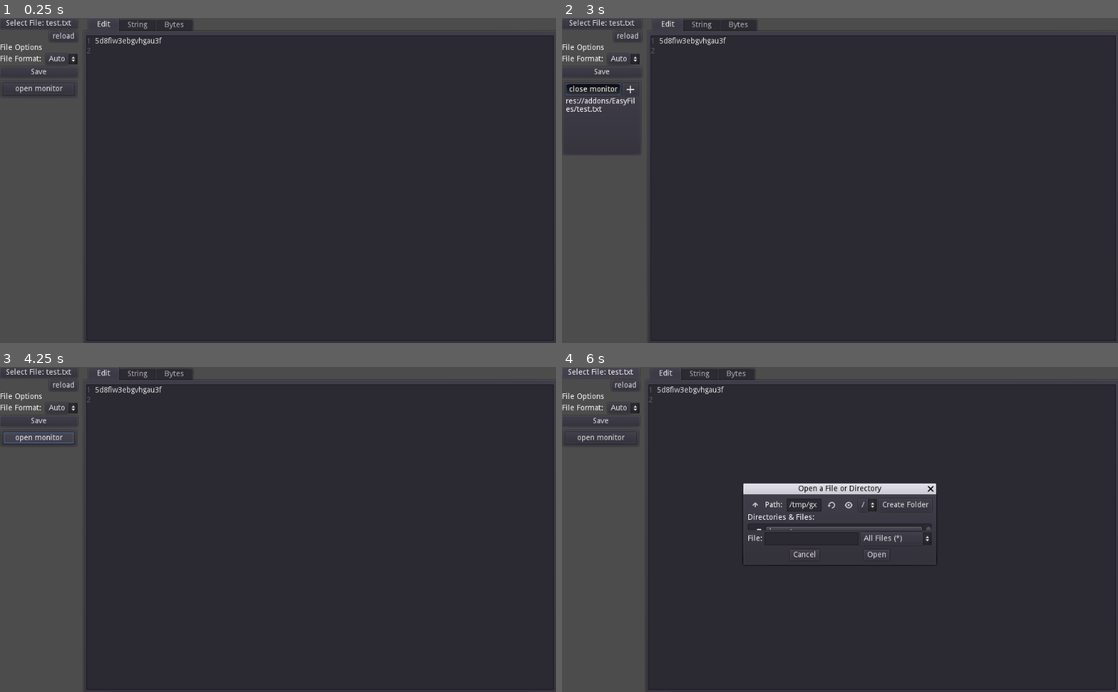
Above: before the commit, frames 1-4 (two rows, left to right).
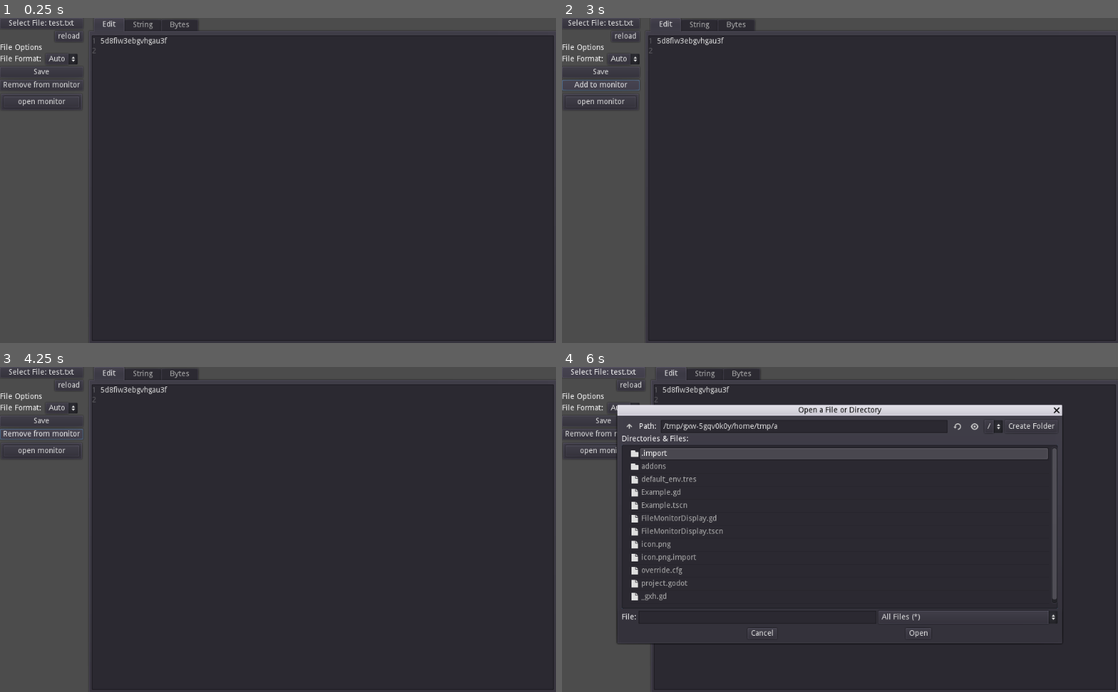
Above: after the commit, the same moments.

Repository: ASecondGuy/EasyFiles
Game: Godot game, scene res://Example.tscn
Same seed, same stepped clock (60 frames per second), same inputs: the game is played once before the commit and once after it.
Inputs (mouse positions are in pixels of both pictures, inside the frame that each line leads up to):
- Up to frame 1 (0.25 s): no input
- Up to frame 2 (3 s): click "Select File: test.txt" at 0.5 s; click "reload" at 1.25 s; click "Save" at 2 s; click (600, 86) at 2.75 s, where only the run after the commit has a clickable "Remove from monitor"
- Up to frame 3 (4.25 s): click (38, 435) at 3.5 s, where only the run after the commit has a clickable "Add to monitor"
- Up to frame 4 (6 s): click "Auto" at 4.25 s; click "open monitor" at 5 s; click "Select File: test.txt" at 5.75 s

The runs differ from the first frame. In frame 1, 1.4% of the frame differs, in the area x 0-36%, y 0-100%; in frame 2, 1.2%; in frame 3, 1.5%; in frame 4, 13%, in the area x 0-90%, y 0-100%.

Commit message:
example updated

Diff:
--- a/Example.gd
+++ b/Example.gd
@@ -12,7 +12,7 @@
 onready var _file_filter := $HBox/ControlPanel/Folderspecific/FileFilter/LineEdit
 onready var _file_monitor := $HBox/ControlPanel/FileMonitorDisplay
 onready var _search_recursive_btn := $HBox/ControlPanel/Folderspecific/CheckBox
-#onready var
+onready var _file_add_monitor_btn := $HBox/ControlPanel/FileSpecific/monitorbtn
 #onready var
 #onready var
 
@@ -46,12 +46,12 @@
 
 func _file(path):
 	prints("modified:", path)
-	OS.alert(str("This file was modified:\n", path), "FILE MODIFIED!")
+	if !_file_monitor.is_muted():
+		OS.alert(str("This file was modified:\n", path), "FILE MODIFIED!")
 
 
 func _on_chooseFileBtn_pressed():
-	_file_dialog.popup_centered()
-	pass # Replace with function body.
+	_file_dialog.popup_centered(OS.window_size*Vector2(.8, .7))
 
 
 func _on_FileDialog_file_selected(path:String):
@@ -80,7 +80,7 @@
 
 	if current_path.get_extension() == "" or current_path.ends_with("/"):
 		var recursive : bool = _search_recursive_btn.pressed
-		var files : Array = EF.get_files_in_directory(current_path, recursive)
+		var files : Array = EF.get_files_in_directory(current_path, recursive, _file_filter.text)
 		var out = "Found %s files in %s" % [files.size(), current_path.split("/")[-1]]
 		if recursive:
 			out += " and subdirectories"
@@ -94,6 +94,8 @@
 		return
 
 	# if it is a file
+
+	_file_add_monitor_btn.text = ["Add to monitor", "Remove from monitor"][int(EF.get_monitored_files().has(current_path))]
 
 	var mode : int = _file_format.selected
 	if mode == 0:
@@ -144,3 +146,13 @@
 	for i in range(0, text.length()-1, 2):
 		data.push_back(("0x"+text.substr(i, 1)).hex_to_int())
 	return PoolByteArray(data)
+
+
+
+
+
+
+func _on_monitorbtn_pressed():
+	if EF.add_file_monitor(current_path) == ERR_ALREADY_EXISTS:
+		EF.remove_file_monitor(current_path)
+	update_control_panel()
--- a/Example.tscn
+++ b/Example.tscn
@@ -49,7 +49,7 @@
 [node name="FileSpecific" type="VBoxContainer" parent="HBox/ControlPanel"]
 margin_top = 48.0
 margin_right = 149.0
-margin_bottom = 110.0
+margin_bottom = 134.0
 
 [node name="Label" type="Label" parent="HBox/ControlPanel/FileSpecific"]
 margin_right = 149.0
@@ -81,10 +81,16 @@
 margin_bottom = 62.0
 text = "Save"
 
+[node name="monitorbtn" type="Button" parent="HBox/ControlPanel/FileSpecific"]
+margin_top = 66.0
+margin_right = 149.0
+margin_bottom = 86.0
+text = "Add to file monitor"
+
 [node name="Folderspecific" type="VBoxContainer" parent="HBox/ControlPanel"]
-margin_top = 114.0
-margin_right = 149.0
-margin_bottom = 184.0
+margin_top = 138.0
+margin_right = 149.0
+margin_bottom = 208.0
 
 [node name="Label" type="Label" parent="HBox/ControlPanel/Folderspecific"]
 margin_right = 149.0
@@ -125,7 +131,8 @@
 script = SubResource( 2 )
 
 [node name="FileMonitorDisplay" parent="HBox/ControlPanel" instance=ExtResource( 4 )]
-margin_bottom = 326.0
+margin_top = 212.0
+margin_bottom = 378.0
 file_dialog_path = NodePath("../../../FileDialog2")
 
 [node name="TabContainer" type="TabContainer" parent="HBox"]
@@ -190,6 +197,7 @@
 [connection signal="pressed" from="HBox/ControlPanel/chooseFileBtn" to="." method="_on_chooseFileBtn_pressed"]
 [connection signal="pressed" from="HBox/ControlPanel/reloadbtn" to="." method="update_control_panel"]
 [connection signal="pressed" from="HBox/ControlPanel/FileSpecific/savebtn" to="." method="_on_savebtn_pressed"]
+[connection signal="pressed" from="HBox/ControlPanel/FileSpecific/monitorbtn" to="." method="_on_monitorbtn_pressed"]
 [connection signal="pressed" from="HBox/ControlPanel/Folderspecific/FileFilter/clearBtn" to="HBox/ControlPanel/Folderspecific/FileFilter/LineEdit" method="_on_clearBtn_pressed"]
 [connection signal="dir_selected" from="FileDialog" to="." method="_on_FileDialog_dir_selected"]
 [connection signal="file_selected" from="FileDialog" to="." method="_on_FileDialog_file_selected"]
--- a/FileMonitorDisplay.gd
+++ b/FileMonitorDisplay.gd
@@ -2,6 +2,9 @@
 
 onready var _toggl_btn := $VBox/HBox/toggl
 onready var _labels := $VBox/Labels
+onready var _mutebtn := $VBox/mutebtn
+
+onready var _hide_nodes_list := [_labels, $VBox/HBox/add, _mutebtn]
 
 
 var EFNode := EasyFiles
@@ -9,7 +12,6 @@
 export var file_dialog_path : NodePath
 var file_dialog
 
-onready var _hide_nodes_list := [_labels, $VBox/HBox/add]
 
 func _ready():
 	file_dialog = get_node(file_dialog_path)
@@ -44,4 +46,7 @@
 
 func _on_add_pressed():
 	if is_instance_valid(file_dialog):
-		file_dialog.popup_centered()
+		file_dialog.popup_centered(OS.window_size*Vector2(.8, .7))
+
+func is_muted():
+	return _mutebtn.pressed
--- a/FileMonitorDisplay.tscn
+++ b/FileMonitorDisplay.tscn
@@ -16,7 +16,7 @@
 margin_left = 7.0
 margin_top = 7.0
 margin_right = 142.0
-margin_bottom = 131.0
+margin_bottom = 159.0
 
 [node name="HBox" type="HBoxContainer" parent="VBox"]
 margin_right = 135.0
@@ -36,10 +36,16 @@
 margin_bottom = 22.0
 icon = ExtResource( 2 )
 
-[node name="Labels" type="RichTextLabel" parent="VBox"]
+[node name="mutebtn" type="CheckBox" parent="VBox"]
 margin_top = 24.0
 margin_right = 135.0
-margin_bottom = 124.0
+margin_bottom = 48.0
+text = "mute"
+
+[node name="Labels" type="RichTextLabel" parent="VBox"]
+margin_top = 52.0
+margin_right = 135.0
+margin_bottom = 152.0
 rect_min_size = Vector2( 0, 100 )
 
 [connection signal="toggled" from="VBox/HBox/toggl" to="." method="_on_toggl_toggled"]
Not shown, changed: addons/EasyFiles/plugin.cfg
